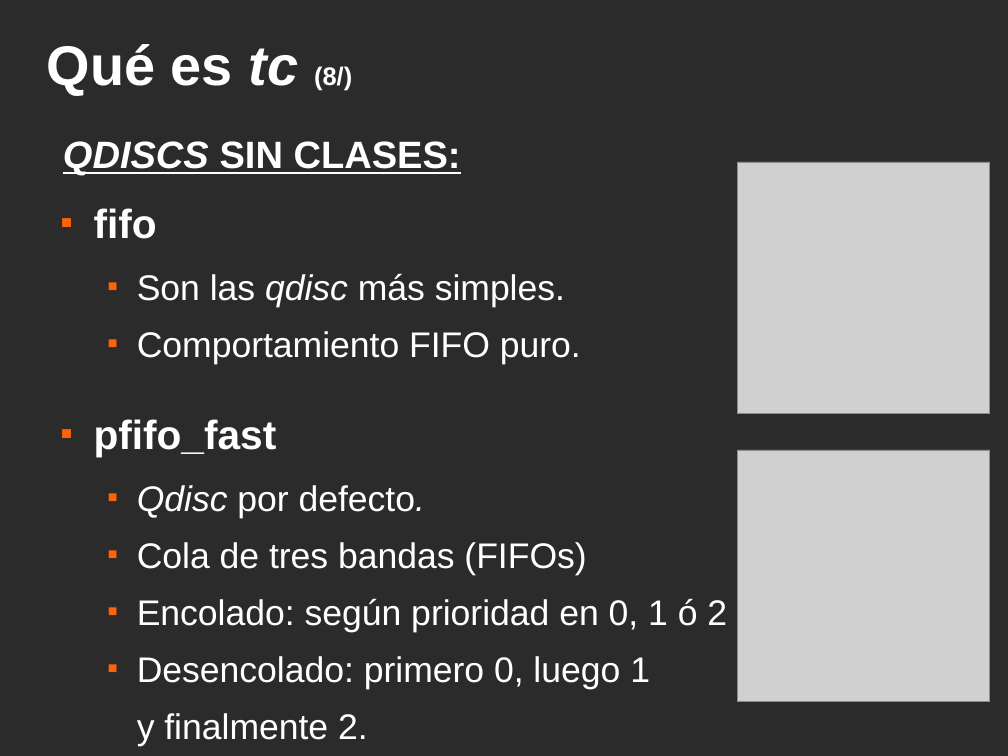
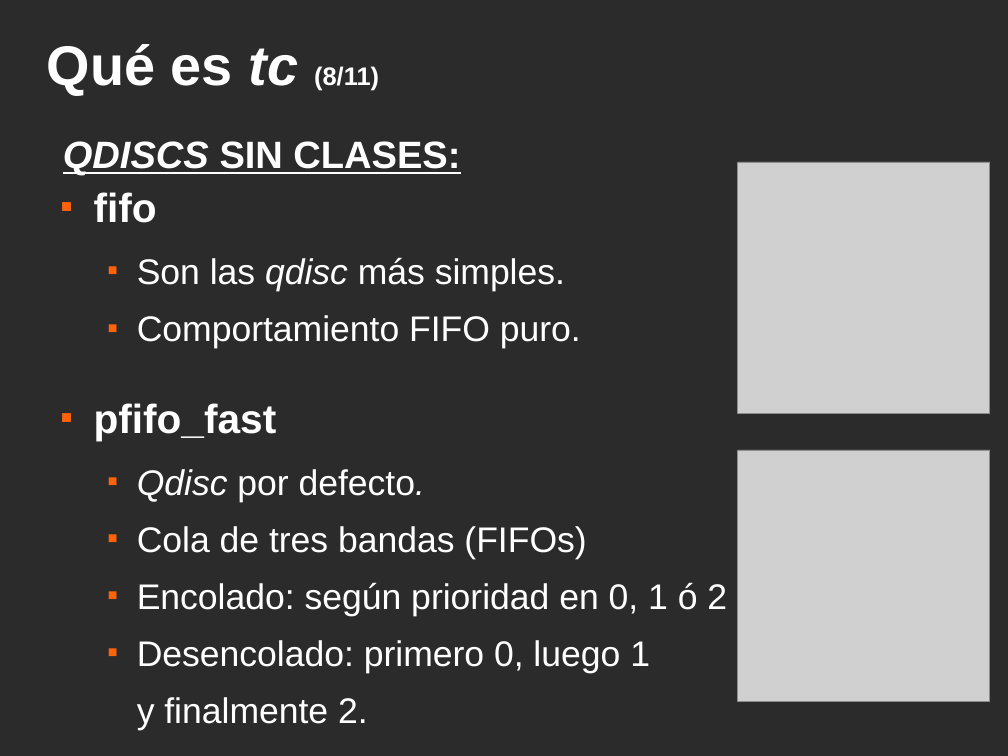
Before and after one commit to srug86/trabajos5oesi.pirs, a slide deck: slide 11 of present/slices.odp. Drawn at 1008x756 pixels with LibreOffice and Linux fonts; fonts in the diff are those of the drawing; grey boxes stand for pictures; background and template pictures are left out; a plain dark background stands for a picture behind light text. Boxes give left, top, right and bottom in pixels: in the first picture for what was removed or moved away, otherwise in the second. Text is boxed around its words. In the diff, an @@ line names an element or a change of style, - is before the commit and + after.

```diff
--- a/present/slices.odp
+++ b/present/slices.odp
@@ title at bbox=[47, 44, 379, 95]: text changed @@
-Qué es tc (8/)
+Qué es tc (8/11)
@@ text "fifo": place and size @@
-text "fifo" at bbox=[94, 208, 727, 746]
+text "fifo" at bbox=[94, 192, 727, 730]
```
Also in this commit, not shown: 10 other slides changed, 8 slides added, 1 other file.
